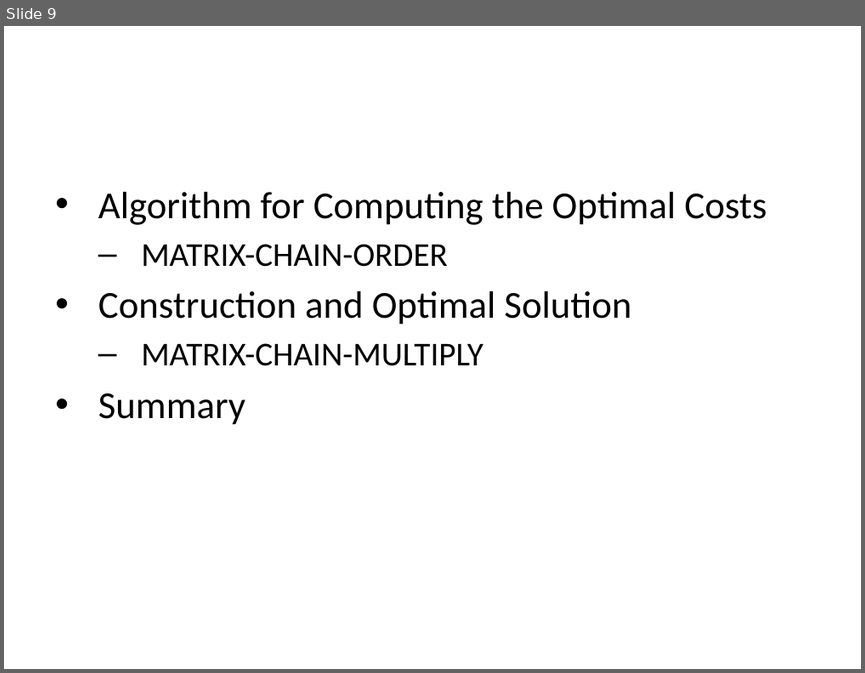
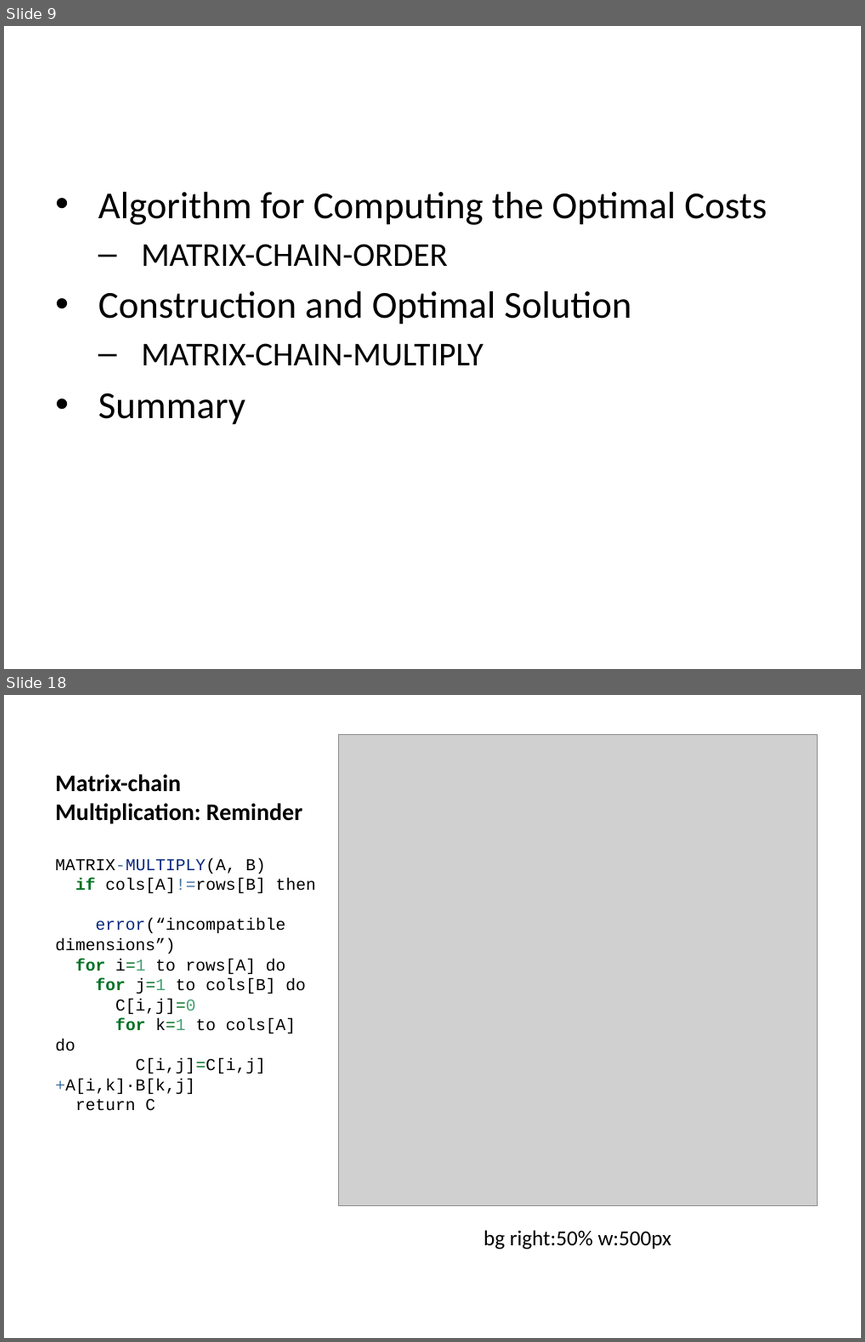
Before and after one commit to ucoruh/ce100-algorithms-and-programming-II, a slide deck: docs/week-5/ce100-week-5-dp.md_word.pptx. Shown one above the other, each under a label of ours: slide 9 before the commit, slides 9 and 18 after it; the slides between them are not shown. The pictures are 865x673 and 865x1342 pixels, drawn with LibreOffice and Linux fonts; fonts in the diff are those of the drawing; grey boxes stand for pictures. Boxes give left, top, right and bottom in pixels: in the first picture for what was removed or moved away, otherwise in the second. Text is boxed around its words. In the diff, an @@ line names an element or a change of style, - is before the commit and + after.

Commit message:
week-5 untill matrix mult

```diff
--- a/docs/week-5/ce100-week-5-dp.md_word.pptx
+++ b/docs/week-5/ce100-week-5-dp.md_word.pptx
@@ slide 18 added at box(4, 695, 861, 1338), background #FFFFFF @@
@@ picture added at box(338, 734, 817, 1206) @@
@@ title added at box(55, 774, 302, 824), 20 pt, text #000000, bold @@
+Matrix-chain Multiplication: Reminder
@@ text added at box(55, 858, 316, 1111), 14 pt, text #000000 @@
+MATRIX-MULTIPLY(A, B)
+if cols[A]!=rows[B] then
+error(“incompatible dimensions”)
+for i=1 to rows[A] do
+for j=1 to cols[B] do
+C[i,j]=0
+for k=1 to cols[A] do
+C[i,j]=C[i,j]+A[i,k]·B[k,j]
+return C
@@ text added at box(483, 1230, 672, 1249), 18 pt, text #000000 @@
+bg right:50% w:500px
```
Also in this commit, not shown: 39 other slides added, 22 other files.
